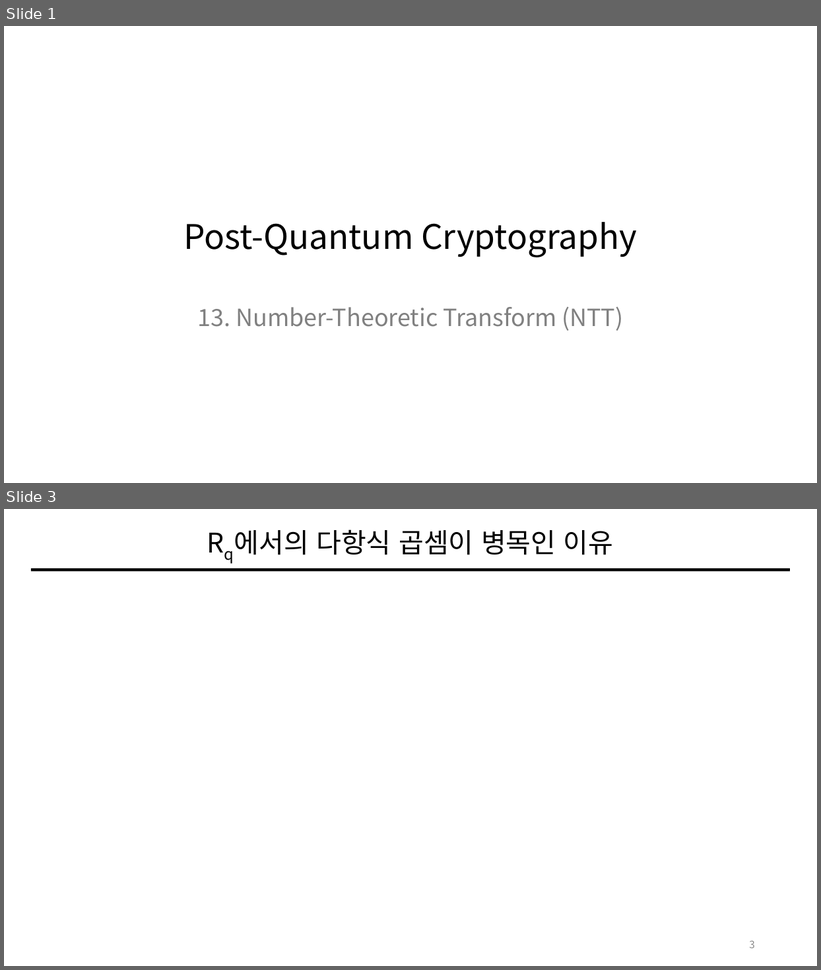
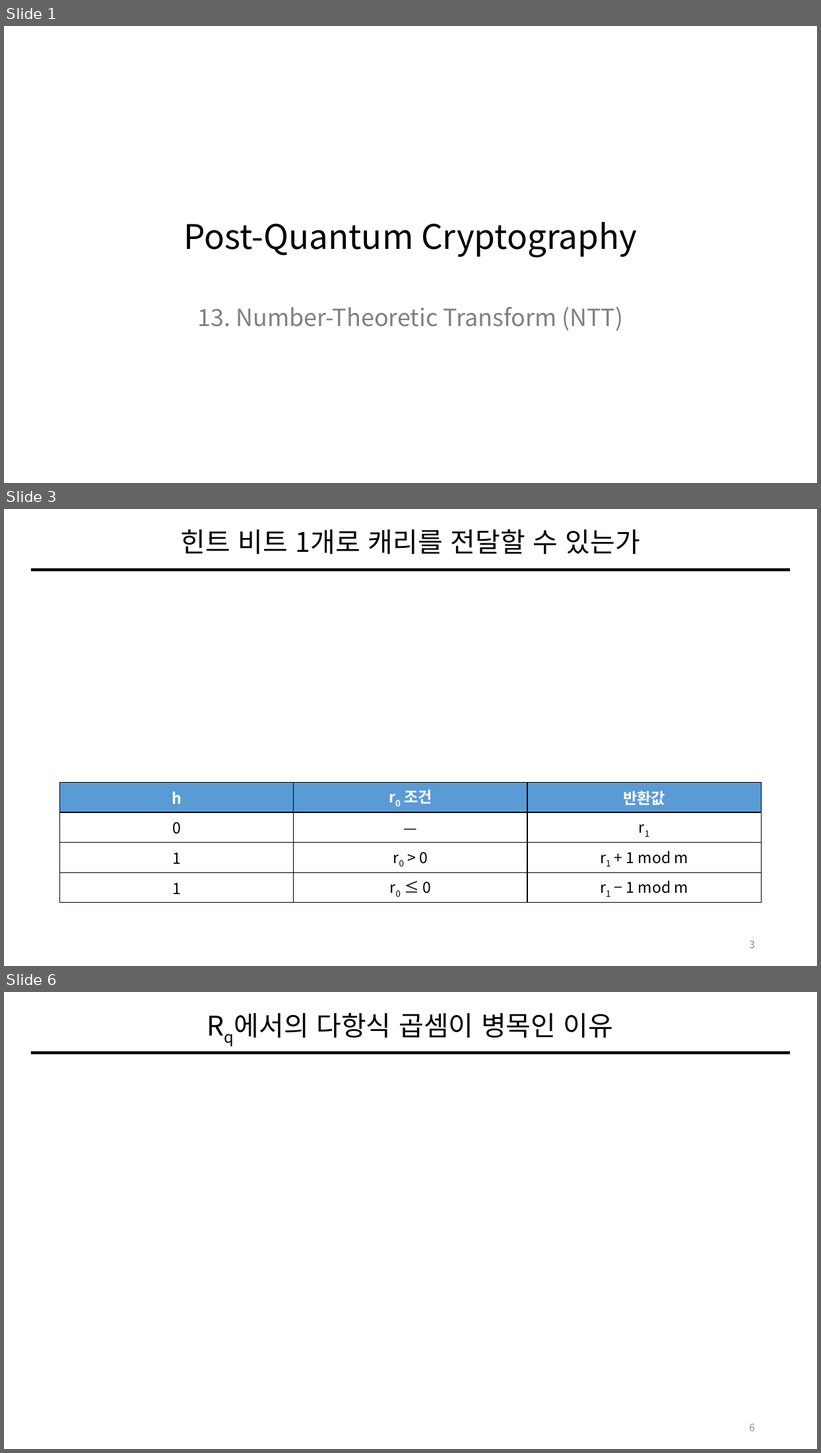
Before and after one commit to giyuubin/PQC, a slide deck: presentation/0828_13_Number-Theoretic-Transform.pptx. Shown one above the other, each under a label of ours: slides 1 and 3 before the commit, slides 1, 3 and 6 after it; the slides between them are not shown. The pictures are 821x970 and 821x1453 pixels, drawn with LibreOffice and Linux fonts; fonts in the diff are those of the drawing; grey boxes stand for pictures. Boxes give left, top, right and bottom in pixels: in the first picture for what was removed or moved away, otherwise in the second. Text is boxed around its words. In the diff, an @@ line names an element or a change of style, - is before the commit and + after.

```diff
--- a/presentation/0828_13_Number-Theoretic-Transform.pptx
+++ b/presentation/0828_13_Number-Theoretic-Transform.pptx
@@ slide 3 added at box(4, 509, 817, 966), background #FFFFFF; not listed: 1 template element that a slide beside it also shows @@
@@ title added at box(180, 529, 640, 555), 32 pt, text #000000 @@
+힌트 비트 1개로 캐리를 전달할 수 있는가
@@ table added at box(60, 782, 761, 900), 4 rows, 3 columns @@
+h | r0 조건 | 반환값
+0 | — | r1
+1 | r0 > 0 | r1 + 1 mod m
+1 | r0 ≤ 0 | r1 − 1 mod m
@@ page number added at box(749, 941, 755, 949), 12 pt, text #8C8C8C @@
+3
@@ what was slide 3 is now slide 6 @@
@@ page number at box(749, 1424, 755, 1432): text changed @@
-3
+6
```
Also in this commit, not shown: 1 slide changed, 2 other slides added.
